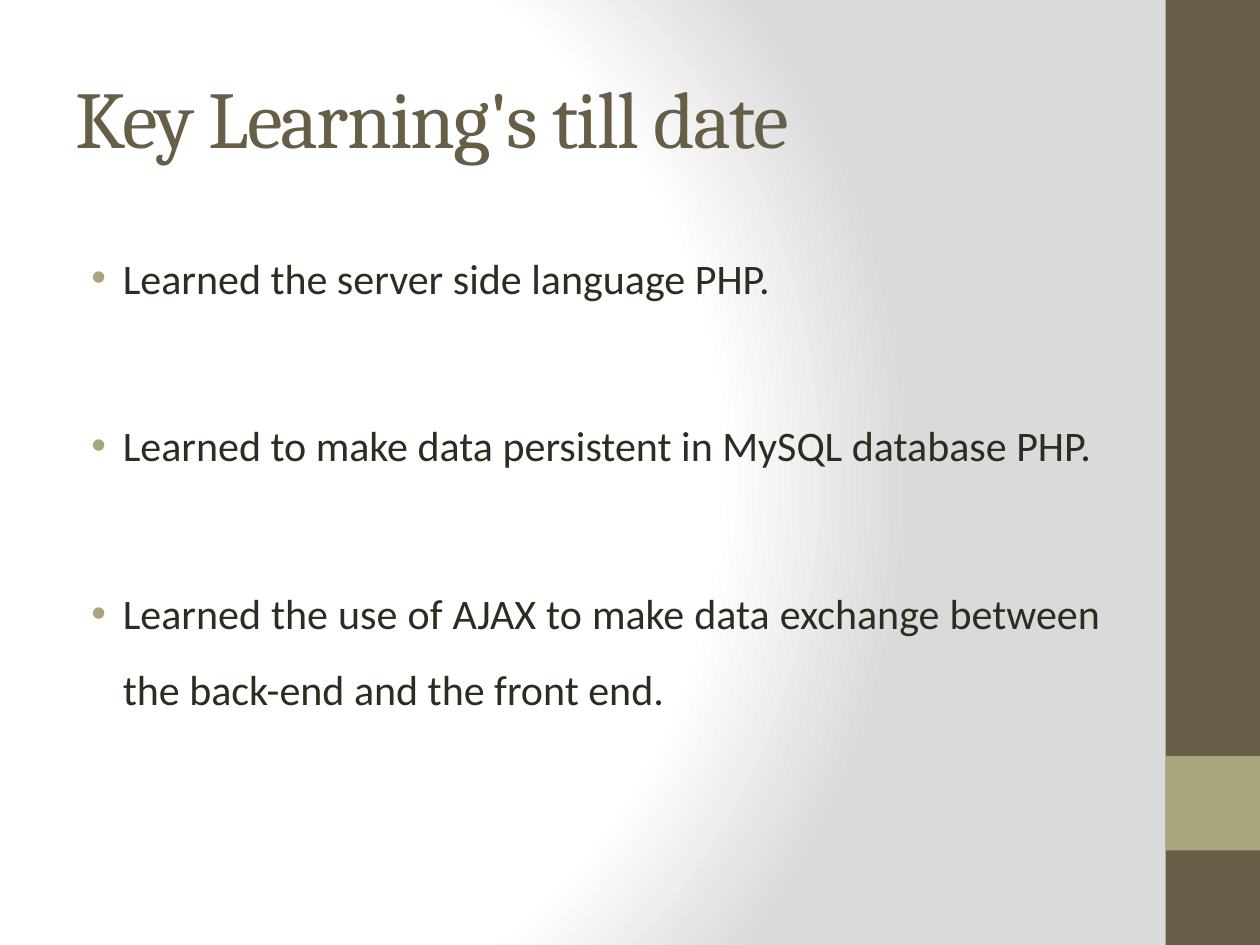
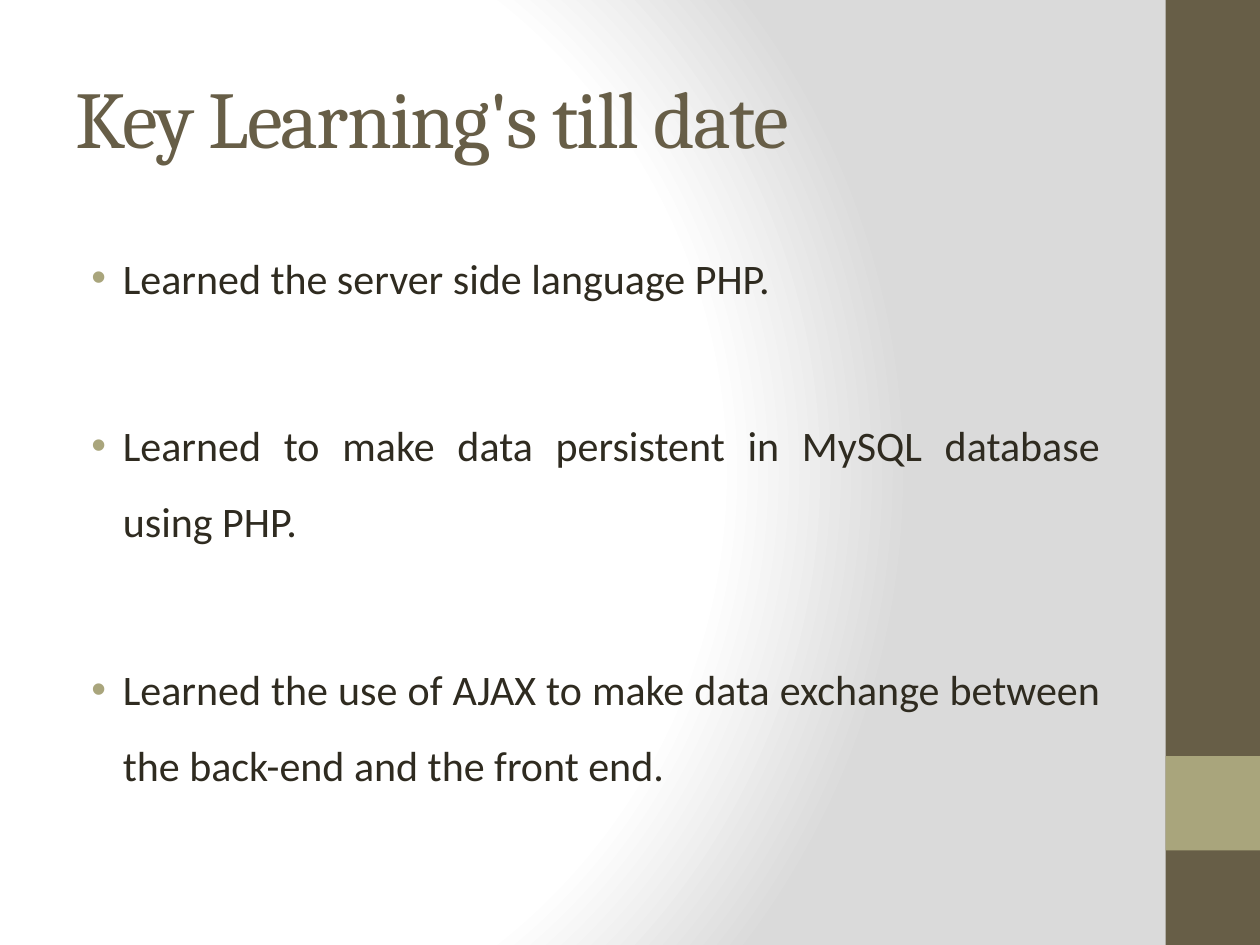
Before and after one commit to abhiyankgoyal/internshipProject, a slide deck: slide 27 of Internship Presentation.pptx. Drawn at 1260x945 pixels with LibreOffice and Linux fonts; fonts in the diff are those of the drawing. Boxes give left, top, right and bottom in pixels: in the first picture for what was removed or moved away, otherwise in the second. Text is boxed around its words. In the diff, an @@ line names an element or a change of style, - is before the commit and + after.

```diff
--- a/Internship Presentation.pptx
+++ b/Internship Presentation.pptx
@@ text at [123,432,1100,545]: text changed @@
-• Learned to make data persistent in MySQL database PHP.
+• Learned to make data persistent in MySQL database using PHP.
```
Also in this commit, not shown: 8 other slides changed, 3 other files.
